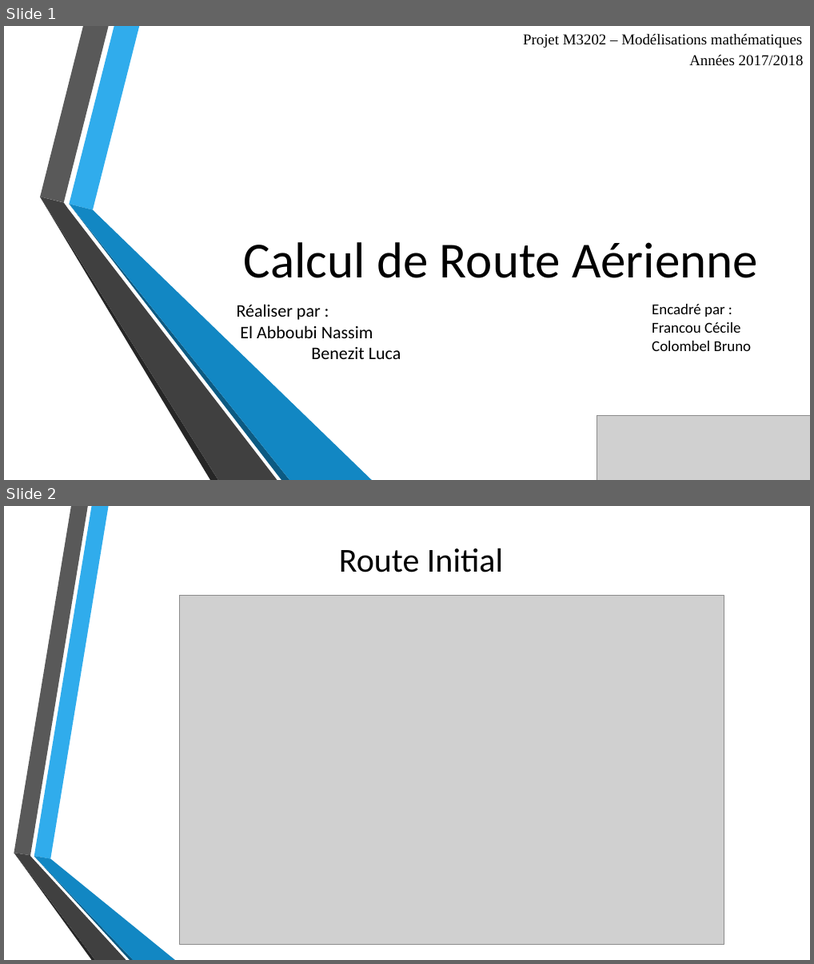
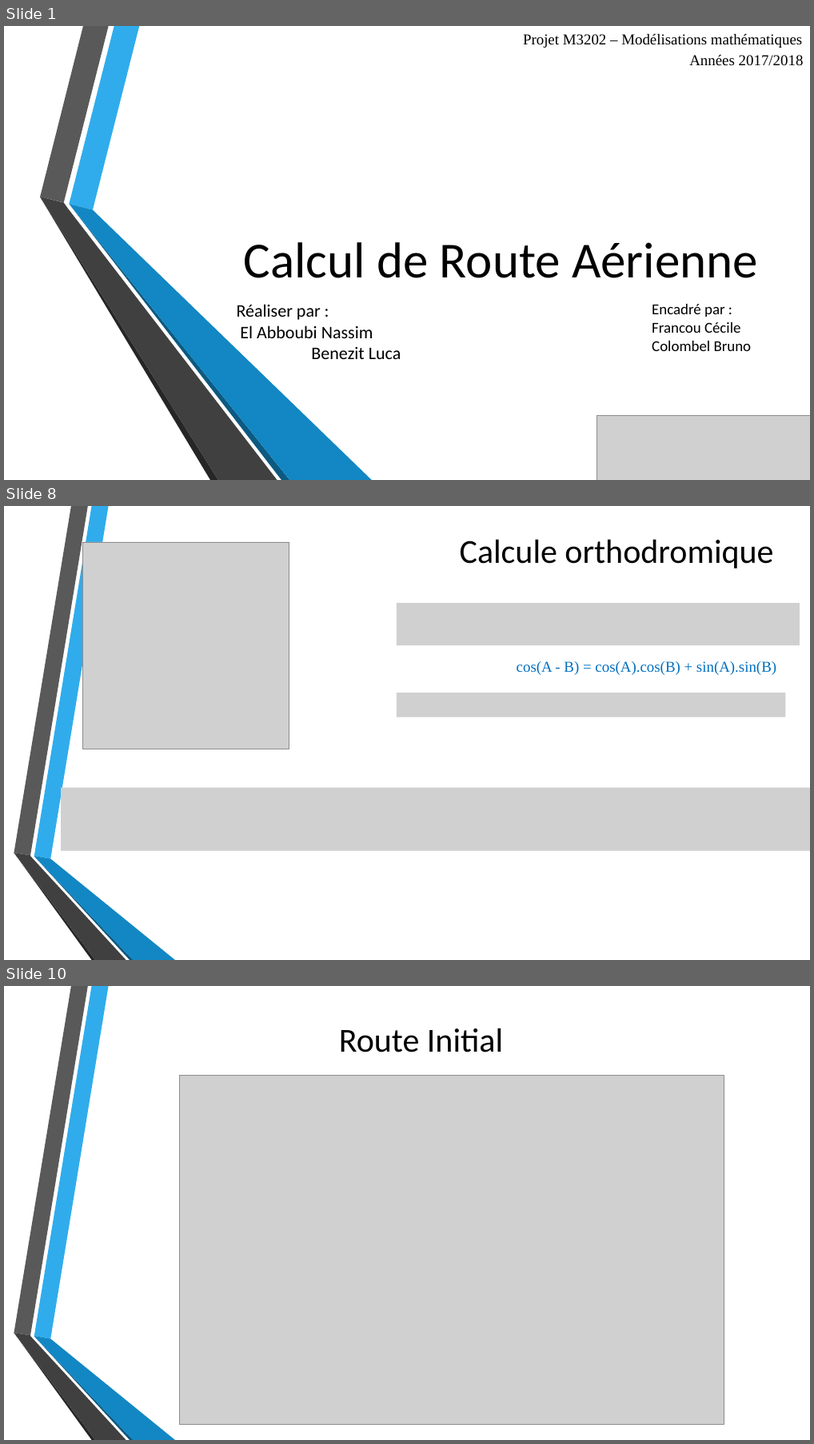
Before and after one commit to KingRid3r/RouteAerienne, a slide deck: CalculdeRouteAérienne.pptx. Shown one above the other, each under a label of ours: slides 1 and 2 before the commit, slides 1, 8 and 10 after it; the slides between them are not shown. The pictures are 814x964 and 814x1444 pixels, drawn with LibreOffice and Linux fonts; fonts in the diff are those of the drawing; grey boxes stand for pictures; background and template pictures are left out. Boxes give left, top, right and bottom in pixels: in the first picture for what was removed or moved away, otherwise in the second. Text is boxed around its words. In the diff, an @@ line names an element or a change of style, - is before the commit and + after.

```diff
--- a/CalculdeRouteAérienne.pptx
+++ b/CalculdeRouteAérienne.pptx
@@ slide 8 added at bbox=[4, 506, 810, 960], background picture (left out); not listed: 6 template elements that a slide beside it also shows @@
@@ picture added at bbox=[82, 542, 290, 749] @@
@@ text added at bbox=[460, 540, 774, 568], 40 pt, text #000000 @@
+Calcule orthodromique
@@ picture added at bbox=[397, 603, 800, 645] @@
@@ text added at bbox=[517, 661, 777, 675], 18 pt, text #0070C0 @@
+cos(A - B) = cos(A).cos(B) + sin(A).sin(B)
@@ picture added at bbox=[397, 692, 786, 716] @@
@@ picture added at bbox=[61, 788, 810, 850] @@
@@ what was slide 2 is now slide 10 @@
```
Also in this commit, not shown: 7 other slides added.
